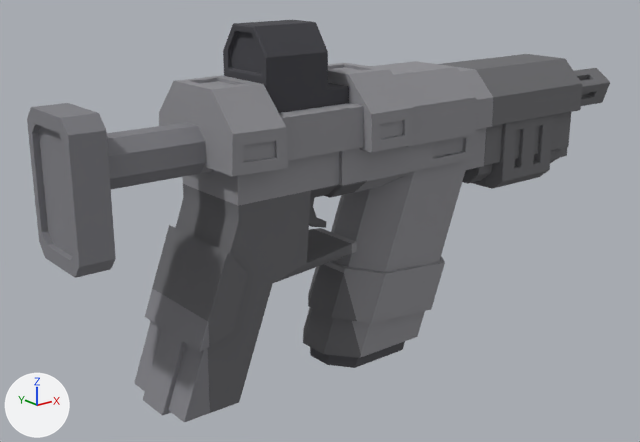
Two versions of the glTF model raw/kit39/fusil_1/fusil_1_ensamblada.glb, one commit apart.
Camera for both pictures: a camera (50 mm lens) standing at (-0.75, -0.805, 0.508) and looking at (-0.073, 0.041, 0.169). Lighting does not change. The marker at lower left points along +X, +Y and +Z. The picture after the commit comes second. Vertices at exactly the same position are counted once.

In view in the first picture: 'cargador', 'cuerpo', 'culata', 'empunadura', 'guardamanos_canon', 'mira'.
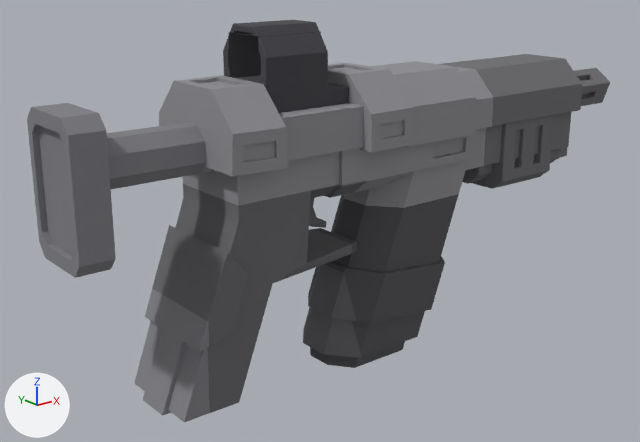
Location of each change, [x1, y1, x2, y2] in pixels of the pictures (640 x 442 px):
'mira', reshaped, moved: [223, 20, 349, 113] in both
part 1 of me_cuerpo, deleted: before [315, 228, 357, 254]
part 2 of me_cuerpo, deleted: before [306, 169, 466, 357]
part 3 of me_cargador, added: after [306, 194, 459, 357]
part 4 of me_cargador, added: after [315, 228, 357, 254]

The change, as a diff of the scene's bpy script:
```diff
--- a/raw/kit39/fusil_1/fusil_1_ensamblada.glb.py
+++ b/raw/kit39/fusil_1/fusil_1_ensamblada.glb.py
@@ me_cuerpo @@
 # used by ob_cuerpo; location = (0.0, 0.0, 0.0)
-me_cuerpo.from_pydata(...)  # 925 vertices, 1811 faces; spans x -0.279..0.122, y -0.082..0.082, z 0.019..0.367
+me_cuerpo.from_pydata(...)  # 826 vertices, 1550 faces; spans x -0.279..0.122, y -0.082..0.082, z 0.2..0.367
+# me_cuerpo part 1: the loose piece of 36 vertices spanning x -0.087..-0.077, y -0.038..0.038, z 0.149..0.162 is deleted
+# me_cuerpo part 2: 135 vertices removed from x -0.087..0.08, y -0.062..0.062, z 0.019..0.126
+# other edits to the shape of me_cuerpo do not show in these pictures
 me_cuerpo.materials.append(mat_mat_cuerpo)
@@ me_cargador @@
 # used by ob_cargador; location = (0.035, 0.0, 0.224)
-me_cargador.from_pydata(...)  # 96 vertices, 188 faces; spans x -0.144..0.063, y -0.046..0.046, z -0.224..0.0
+me_cargador.from_pydata(...)  # 340 vertices, 593 faces; spans x -0.144..0.069, y -0.062..0.062, z -0.224..0.0
+# me_cargador part 3: a new loose piece of 208 vertices spanning x -0.122..0.069, y -0.062..0.062, z -0.205..-0.024, in mat_mat_cargador (dark grey #555559)
+# me_cargador part 4: a new loose piece of 36 vertices spanning x -0.122..-0.112, y -0.038..0.038, z -0.075..-0.062, in mat_mat_cargador (dark grey #555559)
 me_cargador.materials.append(mat_mat_cargador)
@@ me_mira @@
 # used by ob_mira; location = (-0.15, 0.0, 0.325)
-me_mira.from_pydata(...)  # 120 vertices, 236 faces; spans x -0.0614..0.0614, y -0.0419..0.0419, z 0.0..0.0998
+me_mira.from_pydata(...)  # 281 vertices, 395 faces; spans x -0.0614..0.0614, y -0.0419..0.0419, z -0.0188..0.0811
+# me_mira part 5: 120 vertices removed from x -0.0614..0.0614, y -0.0419..0.0419, z 0.0..0.0998; 281 vertices added at x -0.0614..0.0614, y -0.0419..0.0419, z -0.0188..0.0811
 me_mira.materials.append(mat_mat_mira)
@@ ob_mira @@
 ob_mira = bpy.data.objects.new('mira', me_mira)
-ob_mira.location = (-0.15, 0.0, 0.325)
+ob_mira.location = (-0.15, 0.0, 0.344)
```
